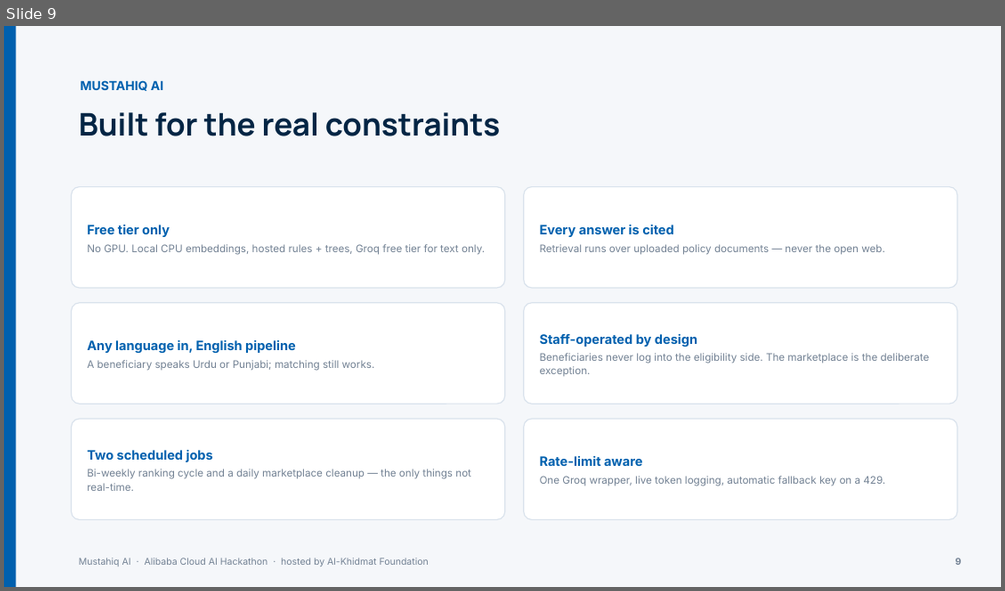
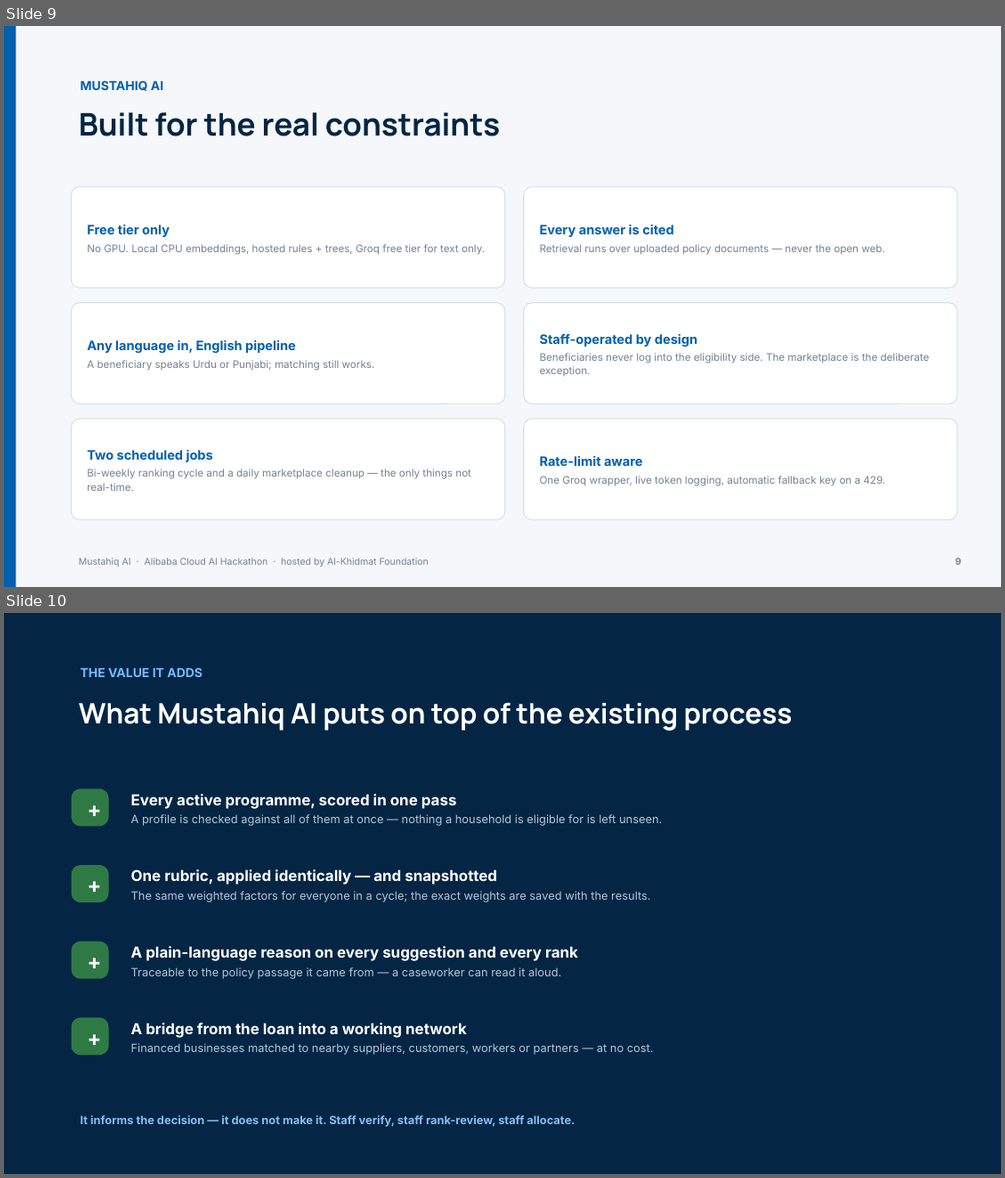
Before and after one commit to zobiahussain/mustahiq-ai, a slide deck: submission/Mustahiq_AI_Presentation.pptx. Shown one above the other, each under a label of ours: slide 9 before the commit, slides 9 and 10 after it. The pictures are 1005x591 and 1005x1178 pixels, drawn with LibreOffice and Linux fonts; fonts in the diff are those of the drawing. Boxes give left, top, right and bottom in pixels: in the first picture for what was removed or moved away, otherwise in the second. Text is boxed around its words. In the diff, an @@ line names an element or a change of style, - is before the commit and + after.

```diff
--- a/submission/Mustahiq_AI_Presentation.pptx
+++ b/submission/Mustahiq_AI_Presentation.pptx
@@ slide 10 added at (4, 613, 1001, 1174), background #FFFFFF @@
@@ rectangle added at (4, 613, 1001, 1174), fill #042544 @@
@@ text added at (81, 667, 202, 677), 12 pt, text #75BAFF, bold @@
+THE VALUE IT ADDS
@@ text added at (79, 703, 793, 730), 27 pt, text #FFFFFF, bold @@
+What Mustahiq AI puts on top of the existing process
@@ rounded rectangle added at (72, 788, 109, 826), fill #2F7A44, 20 pt, text #FFFFFF, bold @@
++
@@ text added at (131, 794, 662, 826), 11 pt, text #B0C8DC @@
+Every active programme, scored in one pass
+A profile is checked against all of them at once — nothing a household is eligible for is left unseen.
@@ rounded rectangle added at (72, 865, 109, 902), fill #2F7A44, 20 pt, text #FFFFFF, bold @@
++
@@ text added at (131, 869, 650, 902), 11 pt, text #B0C8DC @@
+One rubric, applied identically — and snapshotted
+The same weighted factors for everyone in a cycle; the exact weights are saved with the results.
@@ rounded rectangle added at (72, 941, 109, 979), fill #2F7A44, 20 pt, text #FFFFFF, bold @@
++
@@ text added at (131, 946, 578, 979), 11 pt, text #B0C8DC @@
+A plain-language reason on every suggestion and every rank
+Traceable to the policy passage it came from — a caseworker can read it aloud.
@@ rounded rectangle added at (72, 1018, 109, 1055), fill #2F7A44, 20 pt, text #FFFFFF, bold @@
++
@@ text added at (131, 1022, 654, 1054), 11 pt, text #B0C8DC @@
+A bridge from the loan into a working network
+Financed businesses matched to nearby suppliers, customers, workers or partners — at no cost.
@@ text added at (81, 1115, 574, 1127), 11 pt, text #87BDF0, bold @@
+It informs the decision — it does not make it. Staff verify, staff rank-review, staff allocate.
```
Also in this commit, not shown: 1 slide changed, 1 other slide added, 2 slides removed, 2 other files.
